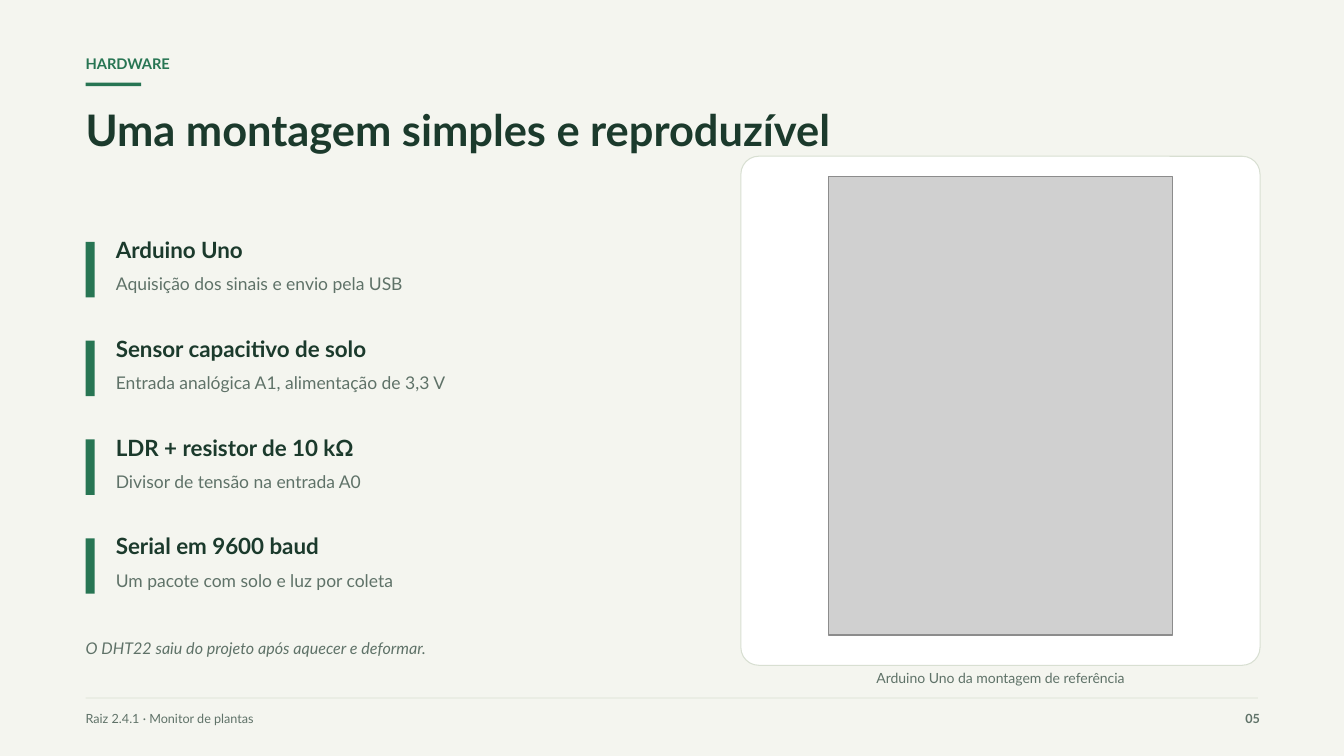
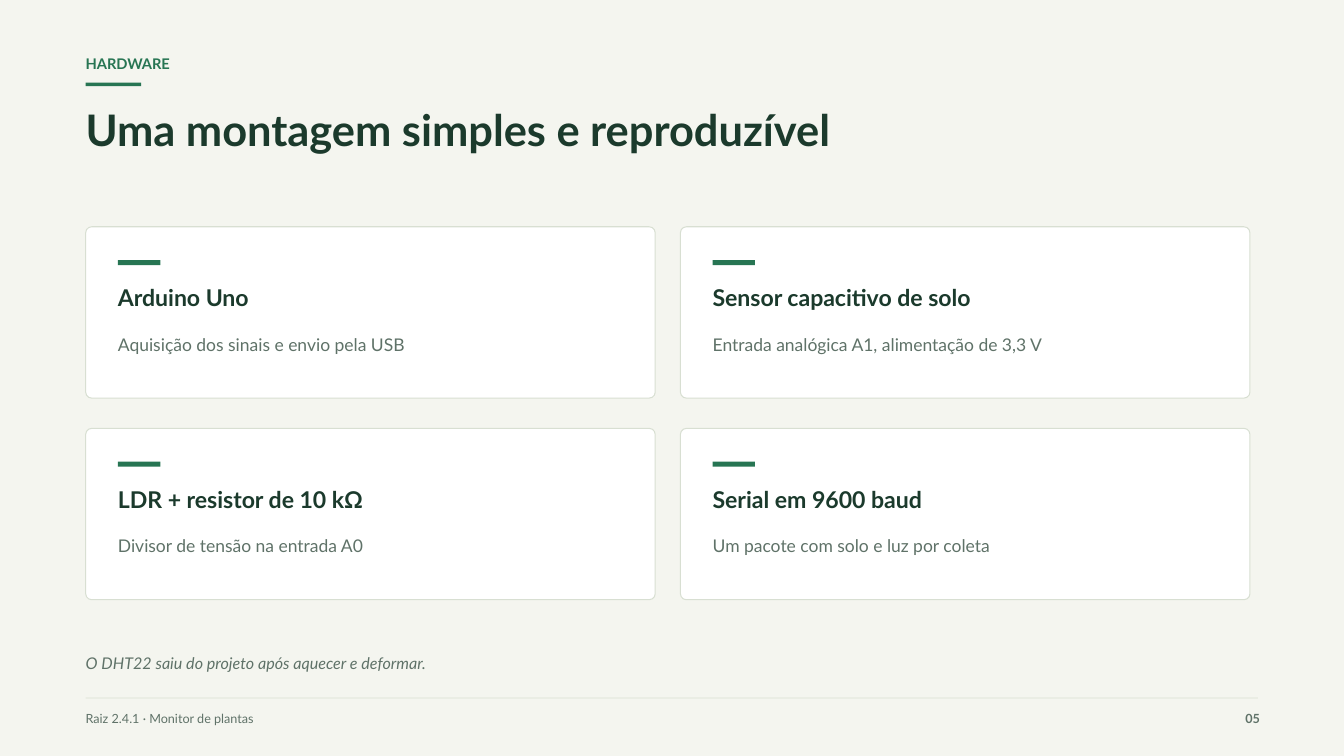
Before and after one commit to MuriloBalancieri/raiz-plantas, a slide deck: slide 5 of Apresentacao/Raiz-Apresentacao.pptx. Drawn at 1344x756 pixels with LibreOffice and Linux fonts; fonts in the diff are those of the drawing; grey boxes stand for pictures. Boxes give left, top, right and bottom in pixels: in the first picture for what was removed or moved away, otherwise in the second. Text is boxed around its words. In the diff, an @@ line names an element or a change of style, - is before the commit and + after.

```diff
--- a/Apresentacao/Raiz-Apresentacao.pptx
+++ b/Apresentacao/Raiz-Apresentacao.pptx
@@ picture removed at [829, 176, 1173, 635] @@
@@ rounded rectangle added at [86, 227, 655, 398], fill #FFFFFF, outline #D8DFD2 0.75 pt @@
@@ rounded rectangle: place and size @@
-rounded rectangle at [741, 156, 1260, 665]
+rounded rectangle at [681, 227, 1250, 398]
@@ rectangle: place and size @@
-rectangle at [86, 242, 95, 297]
+rectangle at [118, 260, 160, 265]
@@ rectangle added at [713, 260, 755, 265], fill #277553 @@
@@ text "Arduino Uno": place and size @@
-text "Arduino Uno" at [116, 241, 243, 258]
+text "Arduino Uno" at [118, 289, 249, 306]
@@ text "Sensor capacitivo de solo": place and size @@
-text "Sensor capacitivo de solo" at [116, 340, 366, 361]
+text "Sensor capacitivo de solo" at [713, 289, 970, 310]
@@ text "Aquisição dos sinais e envio ...": place and size @@
-text "Aquisição dos sinais e envio ..." at [116, 277, 403, 293]
+text "Aquisição dos sinais e envio ..." at [118, 338, 405, 354]
@@ text "Entrada analógica A1, alimentação de ...": place and size @@
-text "Entrada analógica A1, alimentação de ..." at [116, 376, 445, 392]
+text "Entrada analógica A1, alimentação de ..." at [713, 338, 1042, 354]
@@ rectangle removed at [86, 341, 95, 396] @@
@@ rectangle removed at [86, 440, 95, 495] @@
@@ rounded rectangle added at [86, 429, 655, 600], fill #FFFFFF, outline #D8DFD2 0.75 pt @@
@@ rounded rectangle added at [681, 429, 1250, 600], fill #FFFFFF, outline #D8DFD2 0.75 pt @@
@@ rectangle: place and size @@
-rectangle at [86, 538, 95, 594]
+rectangle at [118, 462, 160, 467]
@@ rectangle added at [713, 462, 755, 467], fill #277553 @@
@@ text "LDR + resistor de 10 ...": place and size @@
-text "LDR + resistor de 10 ..." at [116, 439, 353, 456]
+text "LDR + resistor de 10 ..." at [118, 491, 363, 508]
@@ size 16 to 16.5 pt in 4 elements at [118, 289, 249, 306], [118, 491, 363, 508], [713, 289, 970, 310], [713, 491, 922, 508] @@
@@ text "Serial em 9600 baud": place and size @@
-text "Serial em 9600 baud" at [116, 537, 319, 554]
+text "Serial em 9600 baud" at [713, 491, 922, 508]
@@ text "Divisor de tensão na entrada ...": place and size @@
-text "Divisor de tensão na entrada ..." at [116, 475, 361, 488]
+text "Divisor de tensão na entrada ..." at [118, 539, 363, 552]
@@ line spacing 1.16 to 1.3 in 4 elements at [118, 338, 405, 354], [118, 539, 363, 552], [713, 338, 1042, 354], [713, 539, 989, 555] @@
@@ text "Um pacote com solo e ...": place and size @@
-text "Um pacote com solo e ..." at [116, 574, 393, 590]
+text "Um pacote com solo e ..." at [713, 539, 989, 555]
@@ text "O DHT22 saiu do projeto ...": place and size @@
-text "O DHT22 saiu do projeto ..." at [86, 642, 426, 657]
+text "O DHT22 saiu do projeto ..." at [86, 657, 426, 672]
@@ text removed at [876, 672, 1125, 686] @@
-Arduino Uno da montagem de referência
```
Also in this commit, not shown: 2 other slides changed, 10 other files.
